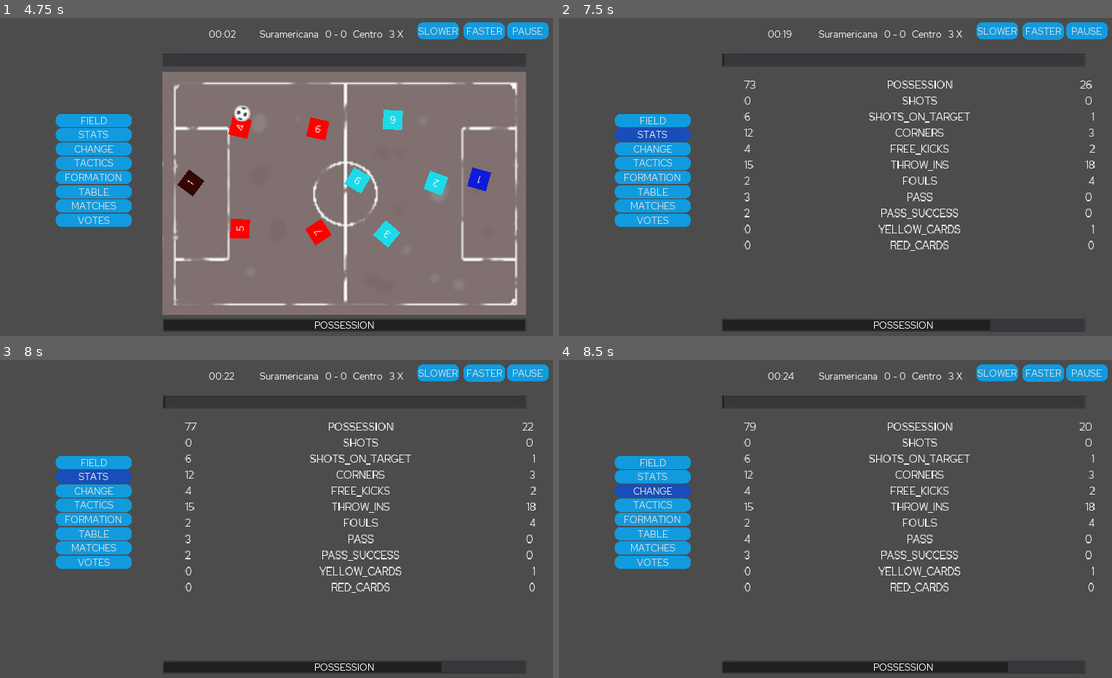
Above: before the commit, frames 1-4 (two rows, left to right).
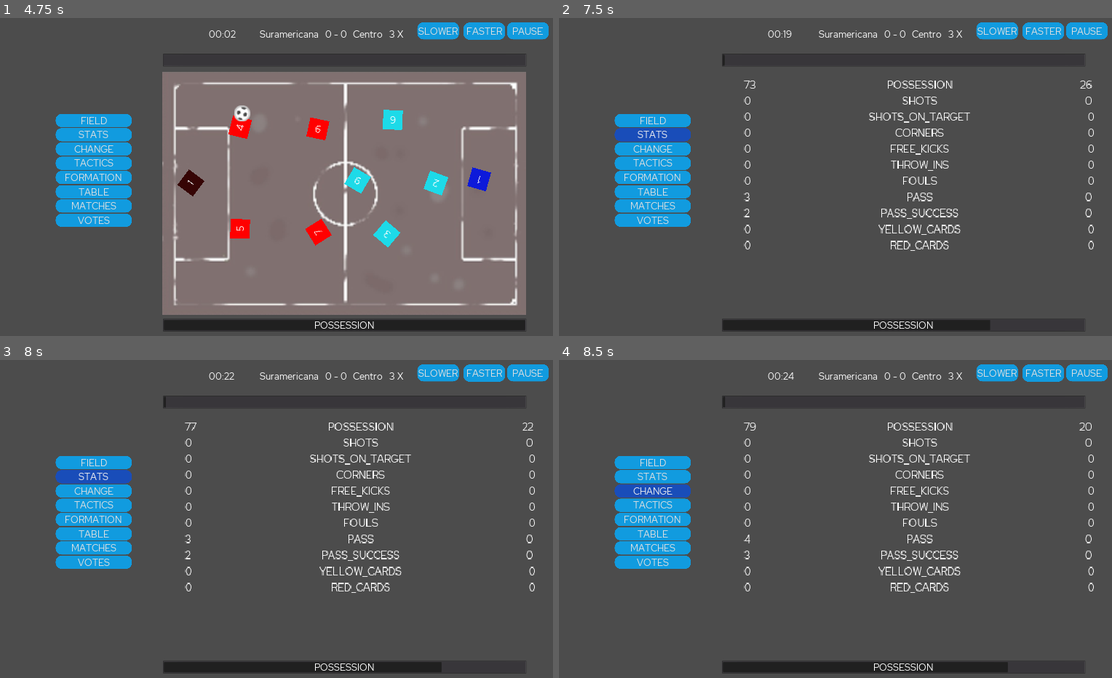
Above: after the commit, the same moments.

Repository: dulvui/futsal-manager
Game: Godot game, scene res://src/screens/splash/SplashScreen.tscn
The game is run twice, just before and just after one commit, with the same random seed, the same clock (stepped at 60 frames per second) and the same inputs.
Inputs (mouse positions are in pixels of both pictures, inside the frame that each line leads up to):
- Up to frame 1 (4.75 s): click "START" at 0.5 s; click (298, 138) at 1.27 s; type "Alex" at 1.35 s; click (298, 167) at 1.5 s; type "Alex" at 1.58 s; click "Continue" at 2 s; click "Centro" at 2.75 s; click "Continue" at 3.5 s; click "Continue" at 4.25 s
- Up to frame 2 (7.5 s): click "FASTER" at 5 s; click "SLOWER" at 5.75 s; click "FIELD" at 6.5 s; click "STATS" at 7.25 s
- Up to frame 3 (8 s): no input
- Up to frame 4 (8.5 s): click "CHANGE" at 8 s

Frame 1 is identical in both runs. In frame 2, 0.2% of the frame differs, in the area x 33-97%, y 29-68%; in frame 3, 0.2%; in frame 4, 0.2%, in the area x 29-97%, y 11-68%.

Commit message:
fixed calendar. first season is now playable

Diff:
--- a/game/src/screens/match/Match.gd
+++ b/game/src/screens/match/Match.gd
@@ -27,7 +27,9 @@
 	$HUD/TopBar/Away.text = next_match["away"]
 
 	$MatchSimulator.set_up(home_team,away_team)
-	$HalfTimeTimer.start()
+
+#	match_end()
+
 
 func _process(delta):
 	$HUD/TopBar/Time.text = "%02d:%02d"%[int($MatchSimulator.time)/60,int($MatchSimulator.time)%60]
@@ -49,18 +51,13 @@
 	$HUD/TopBar/SpeedFactor.text = str(speed_factor + 1) + " X"
 
 
-
-func set_up(matchz):
-	home_team = matchz["home"]["players"].duplicate(true)
-	away_team = matchz["away"]["players"].duplicate(true)
-
 func _on_Timer_timeout():
 	$Field.random_pass()
 	$MatchSimulator.update_time()
 
-	if $MatchSimulator.time == 1800:
+	if $MatchSimulator.time == 1200:
 		half_time()
-	elif $MatchSimulator.time == 3600:
+	elif $MatchSimulator.time == 2400:
 		match_end()
 
 
@@ -91,8 +88,15 @@
 	$Dashboard.show()
 	$Timer.stop()
 	$TimerMatchSimulator.stop()
+	DataSaver.save_result(home_team["name"],$MatchSimulator.home_stats["goals"],away_team["name"],$MatchSimulator.away_stats["goals"])
 
-
+	#simulate all games for now. needs also support for other leagues
+	print(DataSaver.calendar[CalendarUtil.day_counter]["matches"].size())
+	for matchday in DataSaver.calendar[CalendarUtil.day_counter]["matches"]:
+		print(matchday["home"])
+		if matchday["home"] != home_team["name"]:
+			print(matchday["home"] + " vs " + matchday["away"])
+			DataSaver.save_result(matchday["home"],randi()%10,matchday["away"],randi()%10)
 
 func half_time():
 	_on_Pause_pressed()
--- a/game/src/screens/match/Match.tscn
+++ b/game/src/screens/match/Match.tscn
@@ -172,7 +172,7 @@
 margin_top = 139.036
 margin_right = 1768.21
 margin_bottom = 182.036
-max_value = 3600.0
+max_value = 2400.0
 step = 1.0
 value = 1.0
 percent_visible = false
@@ -257,7 +257,7 @@
 margin_right = 1052.0
 margin_bottom = 90.0
 size_flags_horizontal = 3
-text = "3"
+text = "0"
 align = 2
 
 [node name="HomeShotsOnTarget" type="Label" parent="Stats/VBoxContainer"]
@@ -265,7 +265,7 @@
 margin_right = 348.0
 margin_bottom = 137.0
 size_flags_horizontal = 3
-text = "6"
+text = "0"
 
 [node name="ShotsOnTarget" type="Label" parent="Stats/VBoxContainer"]
 margin_left = 352.0
@@ -282,7 +282,7 @@
 margin_right = 1052.0
 margin_bottom = 137.0
 size_flags_horizontal = 3
-text = "1"
+text = "0"
 align = 2
 
 [node name="HomeCorners" type="Label" parent="Stats/VBoxContainer"]
@@ -290,7 +290,7 @@
 margin_right = 348.0
 margin_bottom = 184.0
 size_flags_horizontal = 3
-text = "12"
+text = "0"
 
 [node name="Corners" type="Label" parent="Stats/VBoxContainer"]
 margin_left = 352.0
@@ -307,7 +307,7 @@
 margin_right = 1052.0
 margin_bottom = 184.0
 size_flags_horizontal = 3
-text = "3"
+text = "0"
 align = 2
 
 [node name="HomeFreeKicks" type="Label" parent="Stats/VBoxContainer"]
@@ -315,7 +315,7 @@
 margin_right = 348.0
 margin_bottom = 231.0
 size_flags_horizontal = 3
-text = "4"
+text = "0"
 
 [node name="FreeKicks" type="Label" parent="Stats/VBoxContainer"]
 margin_left = 352.0
@@ -332,7 +332,7 @@
 margin_right = 1052.0
 margin_bottom = 231.0
 size_flags_horizontal = 3
-text = "2"
+text = "0"
 align = 2
 
 [node name="HomeThrowIn" type="Label" parent="Stats/VBoxContainer"]
@@ -340,7 +340,7 @@
 margin_right = 348.0
 margin_bottom = 278.0
 size_flags_horizontal = 3
-text = "15"
+text = "0"
 
 [node name="ThrowIn" type="Label" parent="Stats/VBoxContainer"]
 margin_left = 352.0
@@ -357,7 +357,7 @@
 margin_right = 1052.0
 margin_bottom = 278.0
 size_flags_horizontal = 3
-text = "18"
+text = "0"
 align = 2
 
 [node name="HomeFouls" type="Label" parent="Stats/VBoxContainer"]
@@ -365,7 +365,7 @@
 margin_right = 348.0
 margin_bottom = 325.0
 size_flags_horizontal = 3
-text = "2"
+text = "0"
 
 [node name="Fouls" type="Label" parent="Stats/VBoxContainer"]
 margin_left = 352.0
@@ -382,7 +382,7 @@
 margin_right = 1052.0
 margin_bottom = 325.0
 size_flags_horizontal = 3
-text = "4"
+text = "0"
 align = 2
 
 [node name="HomePass" type="Label" parent="Stats/VBoxContainer"]
@@ -390,7 +390,7 @@
 margin_right = 348.0
 margin_bottom = 372.0
 size_flags_horizontal = 3
-text = "124"
+text = "0"
 
 [node name="Pass" type="Label" parent="Stats/VBoxContainer"]
 margin_left = 352.0
@@ -407,7 +407,7 @@
 margin_right = 1052.0
 margin_bottom = 372.0
 size_flags_horizontal = 3
-text = "48"
+text = "0"
 align = 2
 
 [node name="HomePassSuccess" type="Label" parent="Stats/VBoxContainer"]
@@ -457,7 +457,7 @@
 margin_right = 1052.0
 margin_bottom = 466.0
 size_flags_horizontal = 3
-text = "1"
+text = "0"
 align = 2
 
 [node name="HomeRedCards" type="Label" parent="Stats/VBoxContainer"]
@@ -502,10 +502,6 @@
 [node name="Timer" type="Timer" parent="."]
 wait_time = 0.2
 autostart = true
-
-[node name="HalfTimeTimer" type="Timer" parent="."]
-wait_time = 360.0
-one_shot = true
 
 [node name="TimerMatchSimulator" type="Timer" parent="."]
 autostart = true
@@ -518,5 +514,4 @@
 [connection signal="pressed" from="HUD/LeftButtons/Stats" to="." method="_on_Stats_pressed"]
 [connection signal="pressed" from="Dashboard" to="." method="_on_Dashboard_pressed"]
 [connection signal="timeout" from="Timer" to="." method="_on_Timer_timeout"]
-[connection signal="timeout" from="HalfTimeTimer" to="." method="_on_HalfTimeTimer_timeout"]
 [connection signal="timeout" from="TimerMatchSimulator" to="." method="_on_TimerMatchSimulator_timeout"]
--- a/game/src/ui-components/table/Table.gd
+++ b/game/src/ui-components/table/Table.gd
@@ -3,6 +3,7 @@
 
 func _ready():
 	var pos = 1
+	DataSaver.table.sort_custom(self,"point_sorter")
 	for team in DataSaver.table:
 		var pos_label = Label.new()
 		pos_label.text = str(pos)
@@ -40,3 +41,9 @@
 		var points_label = Label.new()
 		points_label.text = str(team["points"])
 		$GridContainer.add_child(points_label)
+
+
+func point_sorter(a, b):
+	if a["points"] > b["points"]:
+		return true
+	return false
--- a/game/src/ui-components/team-select/TeamSelect.gd
+++ b/game/src/ui-components/team-select/TeamSelect.gd
@@ -21,6 +21,11 @@
 
 func team_selected(team):
 	DataSaver.save_team(team)
+	print("team saved")
 	CalendarUtil.create_calendar()
+	print("calendar created")
 	MatchMaker.inizialize_matches()
+	print("matches initialized")
+	DataSaver.save_all_data()
+
 	get_tree().change_scene("res://src/screens/dashboard/Dashboard.tscn")
--- a/game/src/utils/calendar-util/CalendarUtil.gd
+++ b/game/src/utils/calendar-util/CalendarUtil.gd
@@ -15,9 +15,6 @@
 	month = DataSaver.month
 	day = DataSaver.day
 	day_counter = DataSaver.day_counter
-
-	if DataSaver.calendar.size() == 0:
-		create_calendar()
 
 	print(get_date())
 
--- a/game/src/utils/data-saver/DataSaver.gd
+++ b/game/src/utils/data-saver/DataSaver.gd
@@ -72,6 +72,7 @@
 	config.set_value("season","calendar",calendar)
 	config.set_value("season","table",table)
 	config.save("user://settings.cfg")
+	print("all data saved")
 
 func save_manager(new_manager):
 	manager = new_manager
@@ -100,8 +101,6 @@
 		"D4" : 10
 	}
 
-	save_all_data()
-
 func save_date():
 	config.set_value("current_date","year",CalendarUtil.year)
 	config.set_value("current_date","month",CalendarUtil.month)
@@ -109,7 +108,6 @@
 	config.set_value("current_date","day_counter",CalendarUtil.day_counter)
 	config.set_value("season","calendar",calendar)
 	config.save("user://settings.cfg")
-
 
 func save_calendar(new_calendar):
 	calendar = new_calendar
@@ -121,3 +119,34 @@
 	team["players"]["subs"].append(team["players"][position])
 	team["players"][position] = player
 	team["players"]["subs"].erase(player)
+
+func save_result(home_name,home_goals,away_name,away_goals):
+#	print("%s %d : %d %s"%[home_name,home_goals,away_name,away_goals])
+	for team in table:
+		if team["name"] == home_name:
+			team["goals_made"] += home_goals
+			team["goals_against"] += away_goals
+			if home_goals > away_goals:
+				team["wins"] += 1
+				team["points"] += 3
+			elif  home_goals == away_goals:
+				team["draws"] += 1
+				team["points"] += 1
+			else:
+				team["lost"] += 1
+			team["games_played"] += 1
+
+		elif team["name"] == away_name:
+			team["goals_made"] += away_goals
+			team["goals_against"] += home_goals
+			if away_goals > home_goals:
+				team["wins"] += 1
+				team["points"] += 3
+			elif  home_goals == away_goals:
+				team["draws"] += 1
+				team["points"] += 1
+			else:
+				team["lost"] += 1
+			team["games_played"] += 1
+	config.set_value("season","table",table)
+	config.save("user://settings.cfg")
--- a/game/src/utils/match-maker/MatchMaker.gd
+++ b/game/src/utils/match-maker/MatchMaker.gd
@@ -49,7 +49,7 @@
 	#add to calendar
 	var day = 3 # beacuse year starts with wensday
 	for c_match_days in matches:
-		DataSaver.calendar[day]["matches"] = c_match_days.duplicate(true)
+		DataSaver.calendar[day]["matches"] = c_match_days
 		day += 7
 
 func _shift_array(array):
